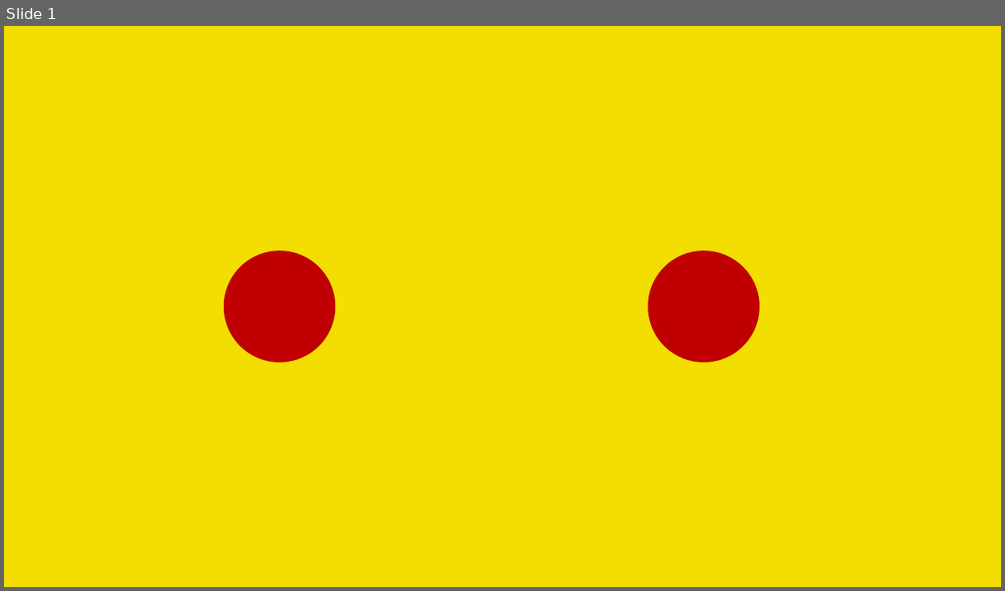
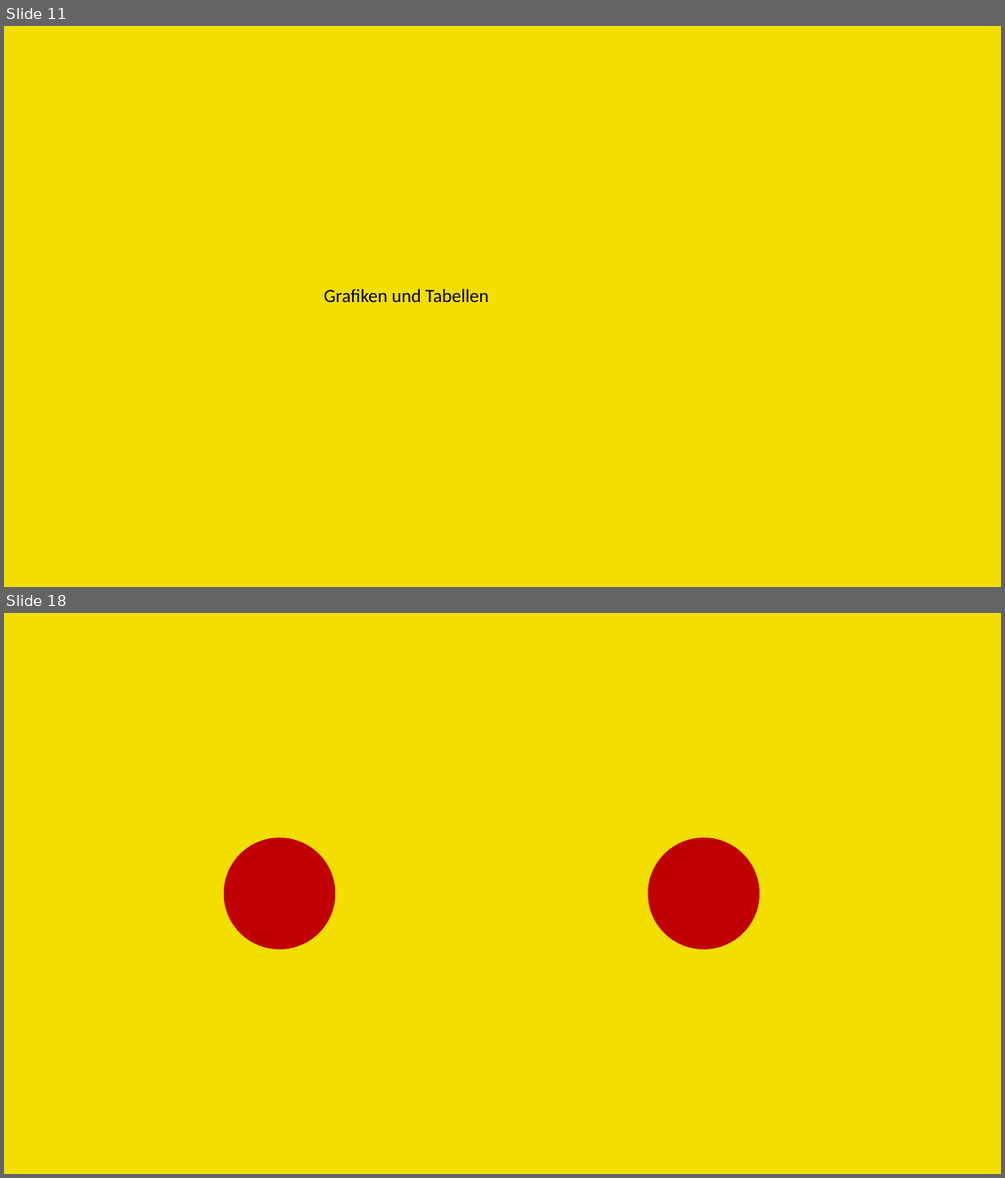
Before and after one commit to 0x49b/FHNW_ivis, a slide deck: Pikatchu_Cybercrime.pptx. Shown one above the other, each under a label of ours: slide 1 before the commit, slides 11 and 18 after it; the slides between them are not shown. The pictures are 1005x591 and 1005x1178 pixels, drawn with LibreOffice and Linux fonts; fonts in the diff are those of the drawing. Boxes give left, top, right and bottom in pixels: in the first picture for what was removed or moved away, otherwise in the second. Text is boxed around its words. In the diff, an @@ line names an element or a change of style, - is before the commit and + after.

```diff
--- a/Pikatchu_Cybercrime.pptx
+++ b/Pikatchu_Cybercrime.pptx
@@ slide 11 added at box(4, 26, 1001, 587), background #F3DE01 @@
@@ text added at box(324, 289, 488, 302), 18 pt, text #000000 @@
+Grafiken und Tabellen
@@ what was slide 1 is now slide 18 @@
```
Also in this commit, not shown: 16 other slides added, 1 slide removed, 1 other file.
